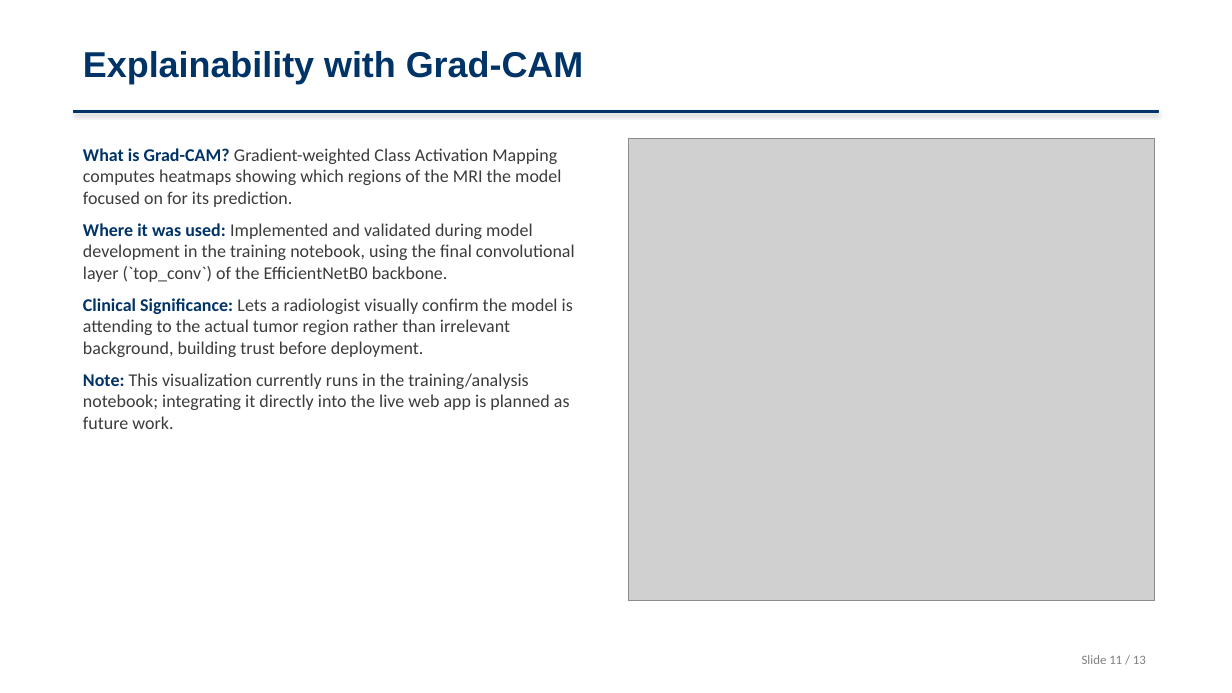
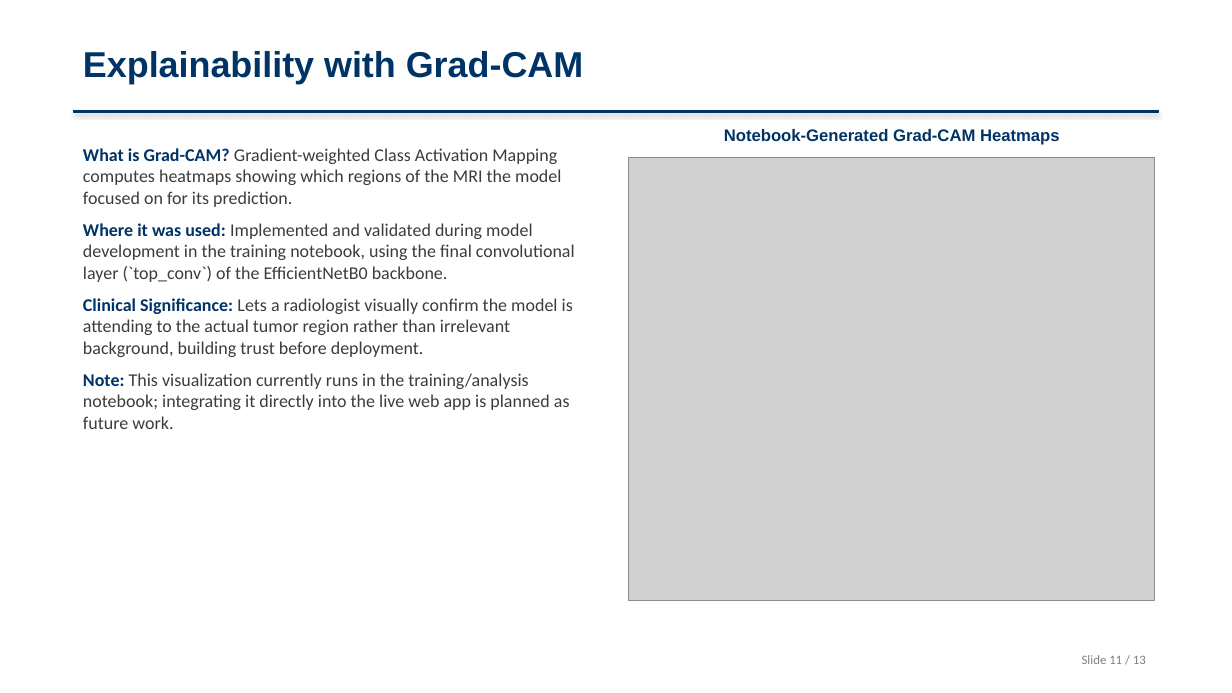
Before and after one commit to SruthiRagyari/brain-tumor-detection, a slide deck: slide 11 of Brain_Tumor_Detection_Presentation.pptx. Drawn at 1232x693 pixels with LibreOffice and Linux fonts; fonts in the diff are those of the drawing; grey boxes stand for pictures. Boxes give left, top, right and bottom in pixels: in the first picture for what was removed or moved away, otherwise in the second. Text is boxed around its words. In the diff, an @@ line names an element or a change of style, - is before the commit and + after.

Commit message:
docs: finalize PowerPoint presentation with clean image captions and removed Q&A

```diff
--- a/Brain_Tumor_Detection_Presentation.pptx
+++ b/Brain_Tumor_Detection_Presentation.pptx
@@ text added at bbox=[724, 129, 1060, 145], 13 pt, text #003366, bold @@
+Notebook-Generated Grad-CAM Heatmaps
@@ picture: place and size @@
-picture at bbox=[628, 139, 1155, 601]
+picture at bbox=[628, 157, 1155, 601]
```
Also in this commit, not shown: 4 other slides changed.
